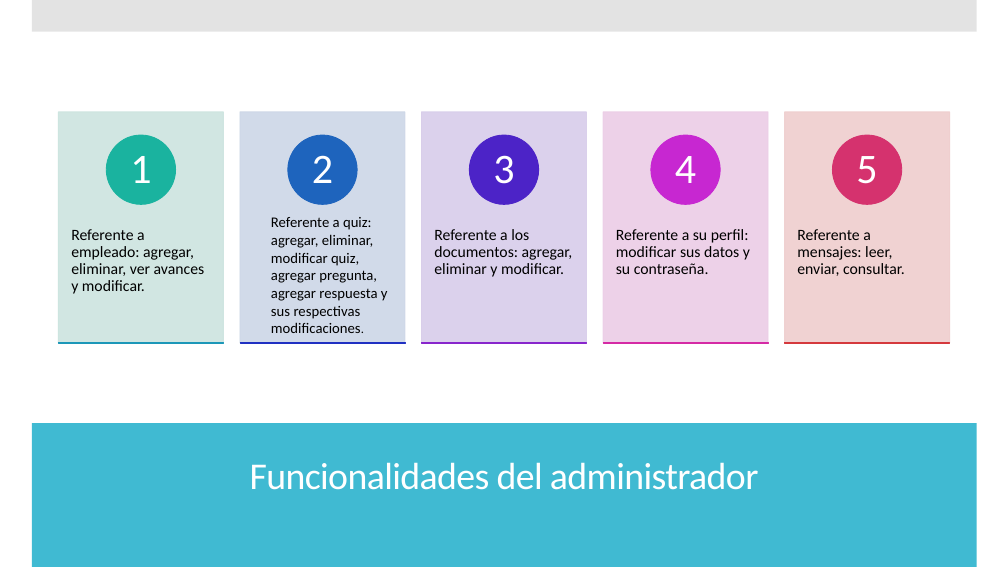
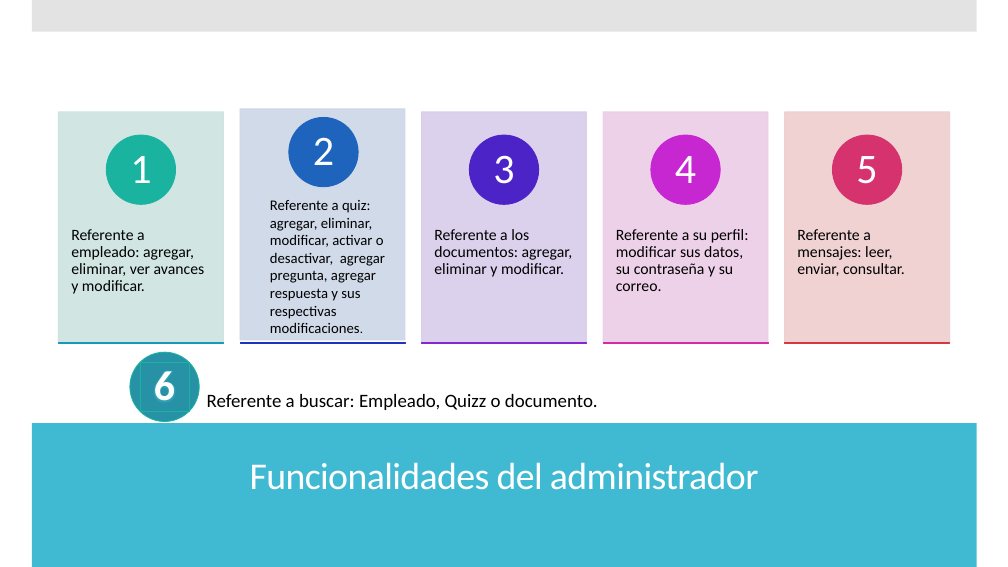
Before and after one commit to jesusapb/POO-2.0, a slide deck: slide 3 of Presentación.pptx. Drawn at 1008x567 pixels with LibreOffice and Linux fonts; fonts in the diff are those of the drawing. Boxes give left, top, right and bottom in pixels: in the first picture for what was removed or moved away, otherwise in the second. Text is boxed around its words. In the diff, an @@ line names an element or a change of style, - is before the commit and + after.

```diff
--- a/Presentación.pptx
+++ b/Presentación.pptx
@@ ellipse: place and size @@
-ellipse at (288,135,358,205)
+ellipse at (289,117,358,187)
@@ text "2": place and size @@
-text "2" at (312,155,333,183)
+text "2" at (313,137,334,165)
@@ text at (270,200,385,333): text changed @@
-Referente a quiz: agregar, eliminar, modificar quiz, agregar pregunta, agregar respuesta y sus respectivas modificaciones.
+Referente a quiz: agregar, eliminar, modificar, activar o desactivar, agregar pregunta, agregar respuesta y sus respectivas modificaciones.
@@ text at (616,229,749,291): text changed @@
-Referente a su perfil: modificar sus datos y su contraseña.
+Referente a su perfil: modificar sus datos, su contraseña y su correo.
@@ ellipse added at (130,352,200,422), fill #2791A6, outline #1AB39F 0.85 pt @@
@@ rectangle added at (140,362,189,411), fill #2791A6, outline #1AB39F 0.85 pt, 40 pt, text #FEFEFE, bold @@
+6
@@ text added at (207,394,598,410), 18 pt, text #000000 @@
+Referente a buscar: Empleado, Quizz o documento.
```
Also in this commit, not shown: 3 other slides changed, 1 slide added, 3 slides removed, 5 other files.
